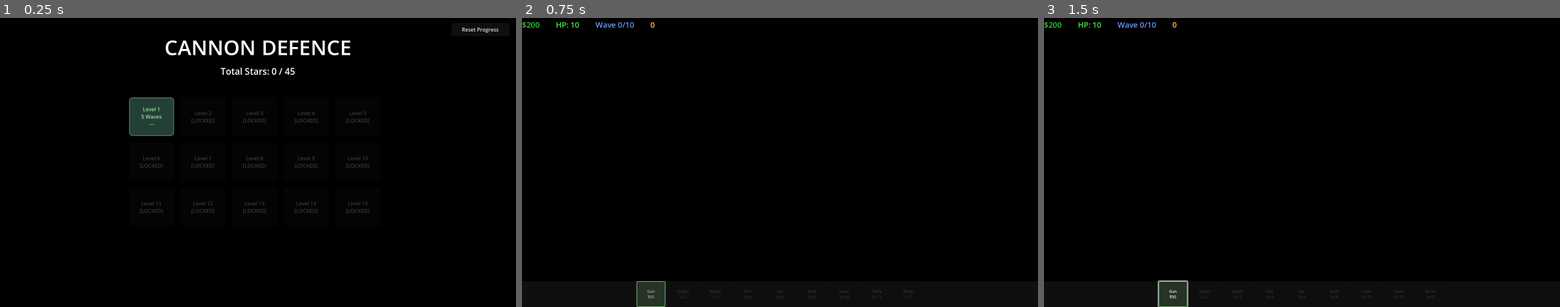
Above: before the commit, frames 1-3 (left to right).
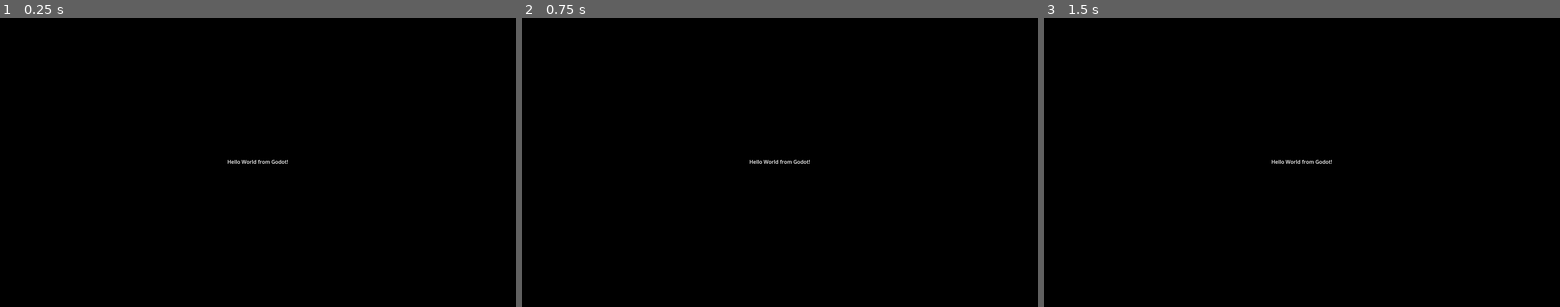
Above: after the commit, the same moments.

Repository: Krupnikas/cannonDefence
Game: Godot game, scene res://scenes/hello_world.tscn
Same seed, same stepped clock (60 frames per second), same inputs: the game is played once before the commit and once after it. Before the commit the project starts from res://scenes/main_menu.tscn.
Inputs (mouse positions are in pixels of both pictures, inside the frame that each line leads up to):
- Up to frame 1 (0.25 s): no input
- Up to frame 2 (0.75 s): click (671, 116) at 0.5 s, where only the run before the commit has a clickable "Level 1 5 Waves ---"
- Up to frame 3 (1.5 s): click (1173, 295) at 1.25 s, where only the run before the commit has a clickable "Gun $50"

The runs differ from the first frame. In frame 1, 2.9% of the frame differs, in the area x 25-97%, y 3-68%; in frame 2, 0.9%; in frame 3, 1.0%.
Error before the commit: Parse Error: Cannot infer the type of "to_enemy" variable because the value doesn't have a set type. (res://scripts/bullets/bullet.gd:108)

Commit message:
Temporary: Switch to Hello World scene for testing deployment

Diff:
--- a/godot_version/project.godot
+++ b/godot_version/project.godot
@@ -7,7 +7,7 @@
 [application]
 
 config/name="Cannon Defence"
-run/main_scene="res://scenes/main_menu.tscn"
+run/main_scene="res://scenes/hello_world.tscn"
 config/features=PackedStringArray("4.2", "Forward Plus")
 config/icon="res://icon.svg"
 
--- /dev/null
+++ b/godot_version/scenes/hello_world.tscn
@@ -0,0 +1,24 @@
+[gd_scene format=3 uid="uid://hello123"]
+
+[node name="HelloWorld" type="Control"]
+layout_mode = 3
+anchors_preset = 15
+anchor_right = 1.0
+anchor_bottom = 1.0
+
+[node name="Label" type="Label" parent="."]
+layout_mode = 1
+anchors_preset = 8
+anchor_left = 0.5
+anchor_top = 0.5
+anchor_right = 0.5
+anchor_bottom = 0.5
+offset_left = -200.0
+offset_top = -50.0
+offset_right = 200.0
+offset_bottom = 50.0
+grow_horizontal = 2
+grow_vertical = 2
+text = "Hello World from Godot!"
+horizontal_alignment = 1
+vertical_alignment = 1
